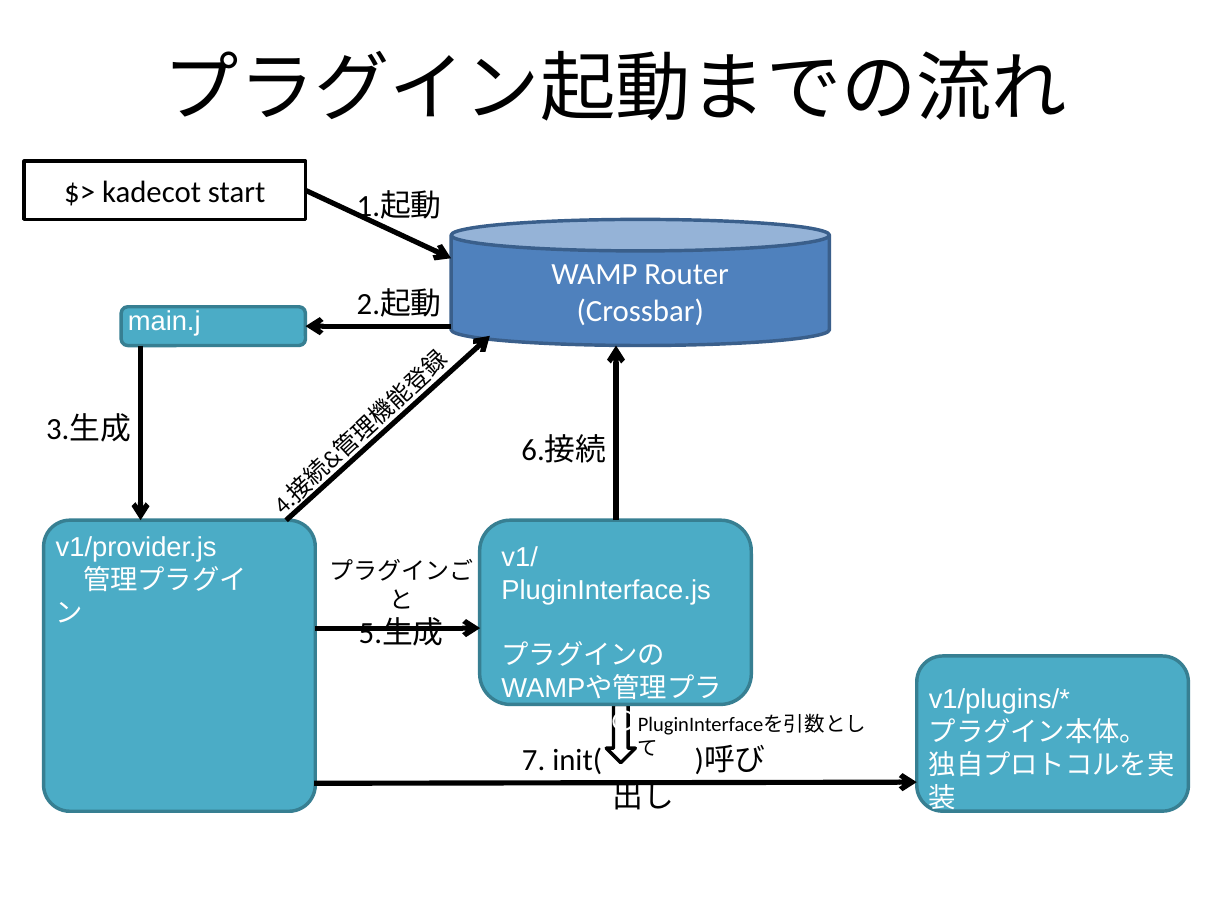
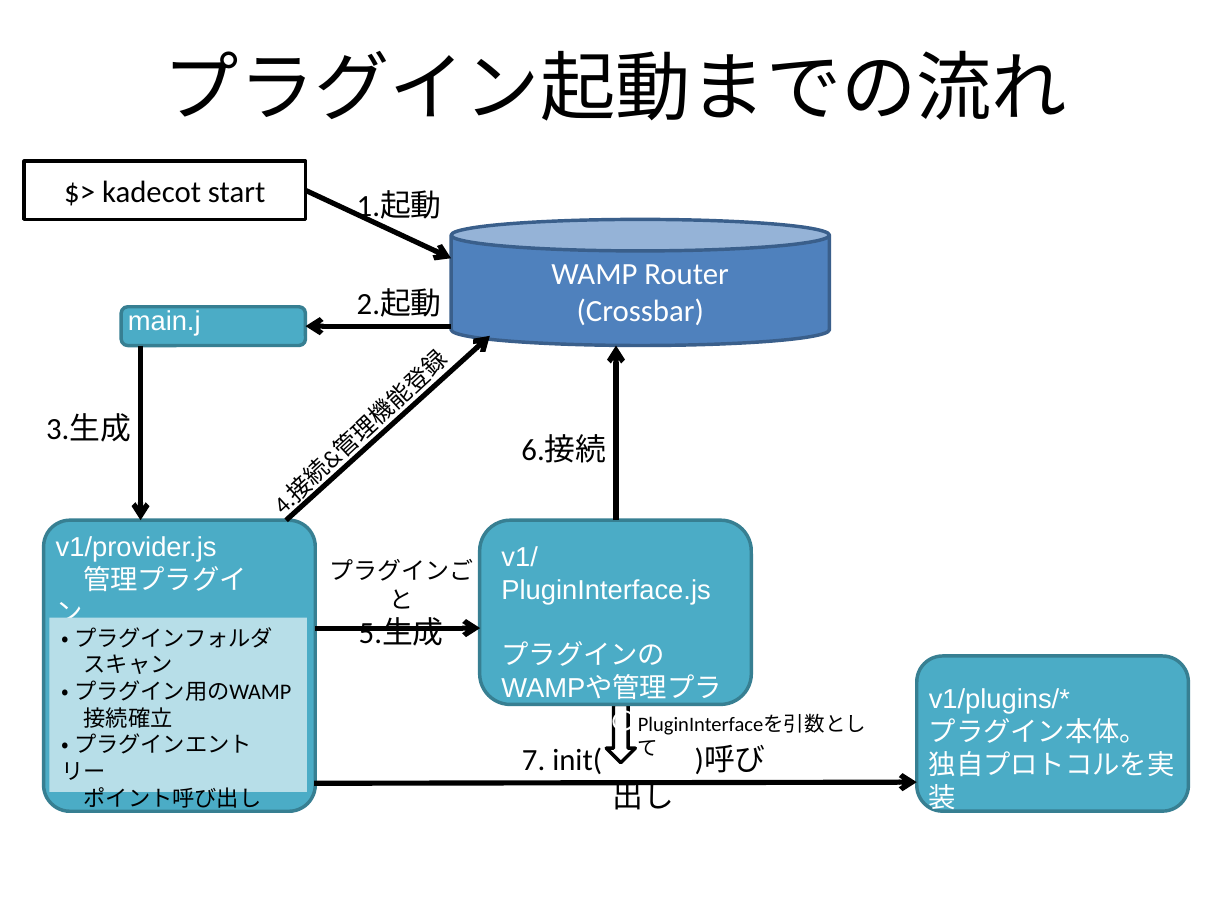
Before and after one commit to SonyCSL/Kadecot-JS, a slide deck: slide 2 of docs/Figs.pptx (slide 1 before the commit). Drawn at 1232x924 pixels with LibreOffice and Linux fonts; fonts in the diff are those of the drawing. Boxes give left, top, right and bottom in pixels: in the first picture for what was removed or moved away, otherwise in the second. Text is boxed around its words. In the diff, an @@ line names an element or a change of style, - is before the commit and + after.

```diff
--- a/docs/Figs.pptx
+++ b/docs/Figs.pptx
@@ rectangle added at <box>49,617,307,791</box>, fill #B7DEE8, 13 pt, text #000000 @@
+・ プラグインフォルダ
+スキャン
+・ プラグイン用のWAMP
+接続確立
+・ プラグインエントリー
+ポイント呼び出し
```
Also in this commit, not shown: 1 other slide changed, 1 slide added, 4 other files.
